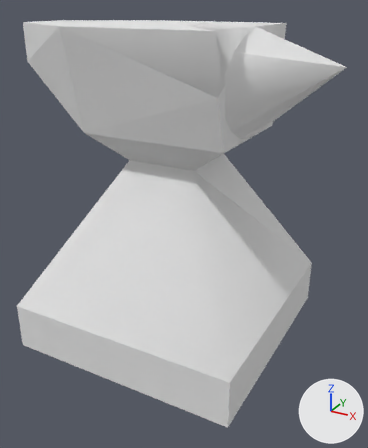
Two versions of the OBJ model assets/meshes/anvilz-.obj, one commit apart.
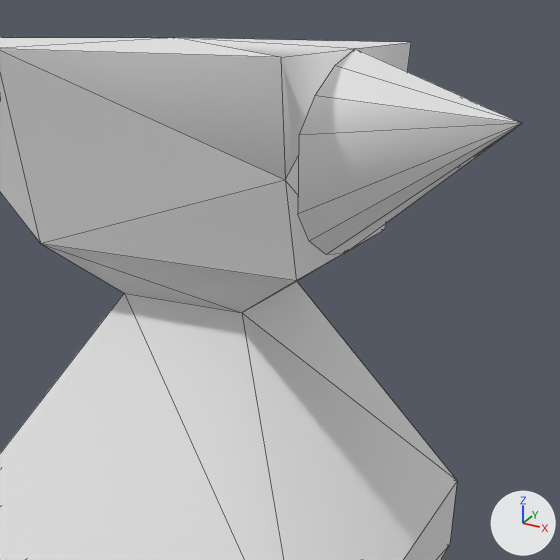
Old and new are each drawn whole from a 50 mm camera at (0.78, -1.356, 0.565) aimed at (0.048, -0.024, -0.101) and again close up on the part from 17% to 100% of the width and 0% to 68% of the height. Lighting does not change. The marker at lower right points along +X, +Y and +Z. The close-ups show mesh edges as thin lines. Where no turn or scale is listed for an object, it has been applied to the vertices.

Names of what the first close-up shows: 'anvilx+'.
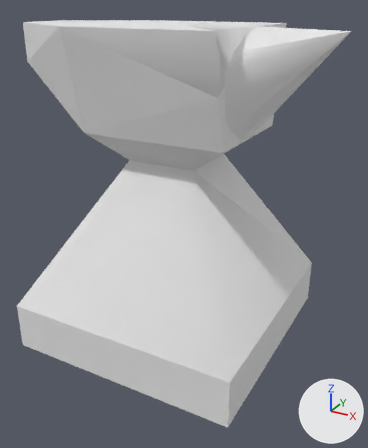
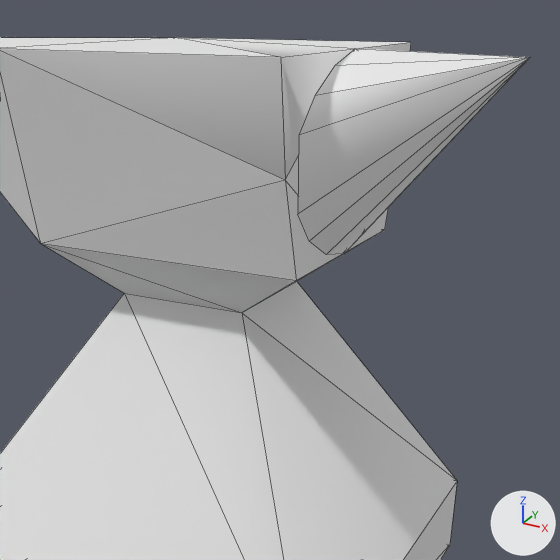
What differs and where, as boxes [x1, y1, x2, y2] in the close-ups (560 x 560 px; the box of a moved part takes in the faces that stretch with it):
'anvilx+', reshaped
    before: [0, 38, 522, 560]
    after: [0, 38, 530, 560]
part 1 of me_anvilx, moved or reshaped
    before: [298, 49, 522, 254]
    after: [298, 49, 530, 254]

The change in detail:
me_anvilx has 41 vertices, 65 faces and spans x -0.499..0.498, y -0.378..0.378, z -0.5..0.501.
me_anvilx is used by ob_anvilx; location (0.0, 0.0, 0.0).
Part 1, on me_anvilx:
Vertex 28 of me_anvilx moves from (0.498, 0.0, 0.411) at pixel (522, 123) to (0.498, 0.0, 0.496) at pixel (530, 57).
